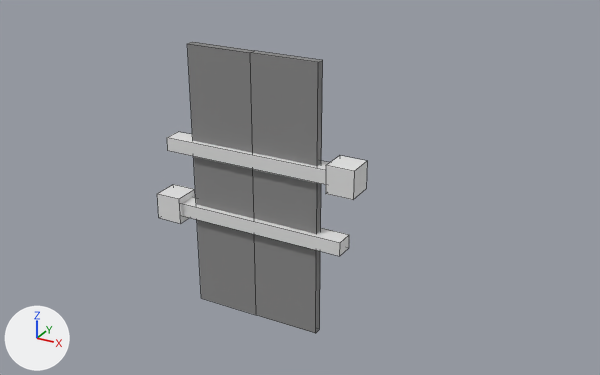
An edit to the Blender file blender_models/Machines/Door.blend, drawn before and after from the same camera.
Before and after are seen from a camera (50 mm lens) standing at (2.85, -4.53, 3.37) and looking at (0.27, 0.16, 1.02). The axes (+X, +Y, +Z) are drawn at lower left. The lights are the same throughout. Mesh edges are drawn as thin lines.

Names of what the first picture shows: 'DoorBar', 'DoorBar.001', 'DoorHinge1', 'DoorHinge2', 'DoorLeft', 'DoorRight'.
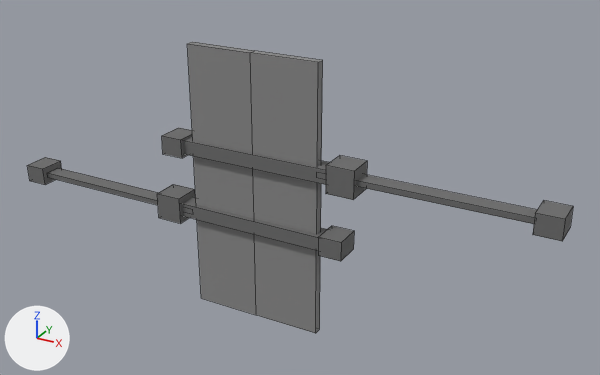
Pixel boxes (x1, y1, x2, y2) of what changed, in the pictures (600 x 375 px):
'DoorBar.001', recoloured
    both: (182, 197, 349, 256)
'DoorBar', recoloured
    both: (167, 132, 330, 185)
'DoorHinge1.005', added
    after: (356, 174, 537, 224)
'DoorHinge2', recoloured
    both: (326, 156, 367, 200)
'DoorHinge1.006', added
    after: (47, 168, 158, 205)
'DoorHinge1.003', added
    after: (533, 200, 573, 241)
'DoorHinge1.002', added
    after: (318, 226, 354, 261)
'DoorHinge1', recoloured
    both: (157, 184, 195, 224)
'DoorHinge1.001', added
    after: (162, 128, 192, 158)
'DoorHinge1.004', added
    after: (28, 157, 62, 185)

Edits to the bpy script that builds the scene:
```text
Add mat_bar:
    mat_bar = principled_material('Bar')
    mat_bar.base_color = (0.157, 0.157, 0.157)  # dark grey #6e6e6e
    mat_bar.roughness = 1.0
Change me_cube_002:
    where me_cube_002.from_pydata(...)  # 8 vertices, 6 faces; spans x -0.2..1.2, y -0.07..0.07, z -0.05..0.05
    add me_cube_002.materials.append(mat_bar)  # dark grey #6e6e6e
Change me_cube_004:
    where me_cube_004.from_pydata(...)  # 8 vertices, 6 faces; spans x -1.2..0.2, y -0.07..0.07, z -0.05..0.05
    add me_cube_004.materials.append(mat_bar)  # dark grey #6e6e6e
Change me_cube_001:
    where me_cube_001.from_pydata(...)  # 8 vertices, 6 faces; spans x -0.1..0.1, y -0.1..0.1, z -0.1..0.1
    add me_cube_001.materials.append(mat_bar)  # dark grey #6e6e6e
Change me_cube_003:
    where me_cube_003.from_pydata(...)  # 8 vertices, 6 faces; spans x -0.1..0.1, y -0.1..0.1, z -0.1..0.1
    add me_cube_003.materials.append(mat_bar)  # dark grey #6e6e6e
Add me_cube_011:
    me_cube_011.from_pydata(...)  # a box spanning x 0.0..1.44, y -0.06..0.06, z -0.02..0.02
    me_cube_011.materials.append(mat_bar)  # dark grey #6e6e6e
Add me_cube_010:
    me_cube_010.from_pydata(...)  # a box spanning x 0.0..1.44, y -0.06..0.06, z -0.02..0.02
    me_cube_010.materials.append(mat_bar)  # dark grey #6e6e6e
Add me_cube_009:
    me_cube_009.from_pydata(...)  # a box spanning x 0.0..0.17, y -0.1..0.1, z -0.07..0.07
    me_cube_009.materials.append(mat_bar)  # dark grey #6e6e6e
Add me_cube_008:
    me_cube_008.from_pydata(...)  # a box spanning x 0.0..0.17, y -0.1..0.1, z -0.07..0.07
    me_cube_008.materials.append(mat_bar)  # dark grey #6e6e6e
Add ob_doorhinge1_006:
    ob_doorhinge1_006 = bpy.data.objects.new('DoorHinge1.006', me_cube_011)
    ob_doorhinge1_006.location = (-1.95, 0.0, 0.75)
    ob_doorhinge1_006.rotation_euler = (0.0, 6.283, 0.0)  # degrees (0, 360, 0)
Add ob_doorhinge1_005:
    ob_doorhinge1_005 = bpy.data.objects.new('DoorHinge1.005', me_cube_010)
    ob_doorhinge1_005.location = (1.95, 0.0, 1.25)
    ob_doorhinge1_005.rotation_euler = (0.0, 3.142, 0.0)  # degrees (0, 180, 0)
Add ob_doorhinge1_004:
    ob_doorhinge1_004 = bpy.data.objects.new('DoorHinge1.004', me_cube_009)
    ob_doorhinge1_004.location = (-2.12, 0.0, 0.75)
Add ob_doorhinge1_003:
    ob_doorhinge1_003 = bpy.data.objects.new('DoorHinge1.003', me_cube_008)
    ob_doorhinge1_003.location = (2.12, 0.0, 1.25)
    ob_doorhinge1_003.rotation_euler = (0.0, 3.142, 0.0)  # degrees (0, 180, 0)
Add ob_doorhinge1_002:
    ob_doorhinge1_002 = bpy.data.objects.new('DoorHinge1.002', me_cube_008.copy())
    ob_doorhinge1_002.location = (0.72, 0.0, 0.75)
    ob_doorhinge1_002.rotation_euler = (0.0, 3.142, 0.0)  # degrees (0, 180, 0)
Add ob_doorhinge1_001:
    ob_doorhinge1_001 = bpy.data.objects.new('DoorHinge1.001', me_cube_009.copy())
    ob_doorhinge1_001.location = (-0.72, 0.0, 1.25)
```
